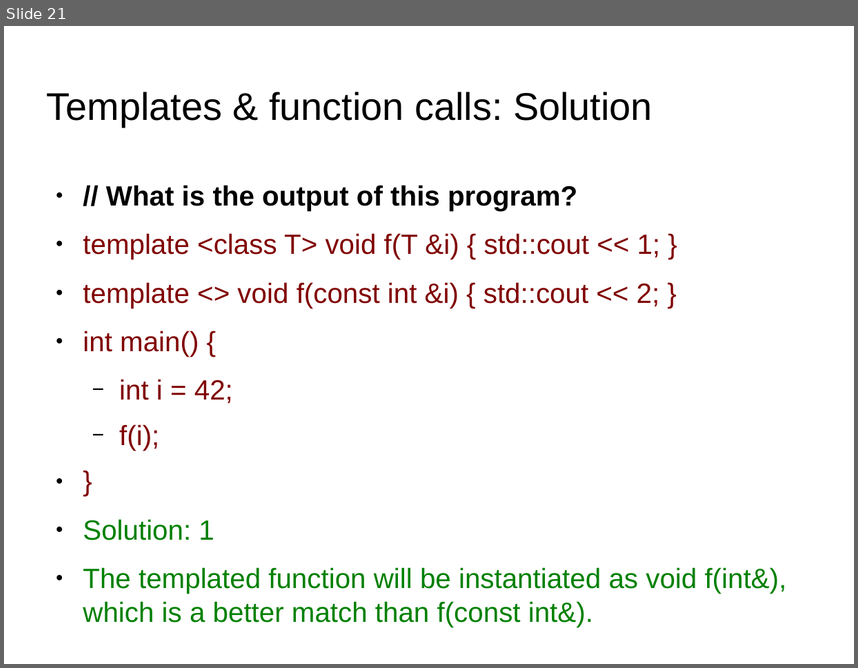
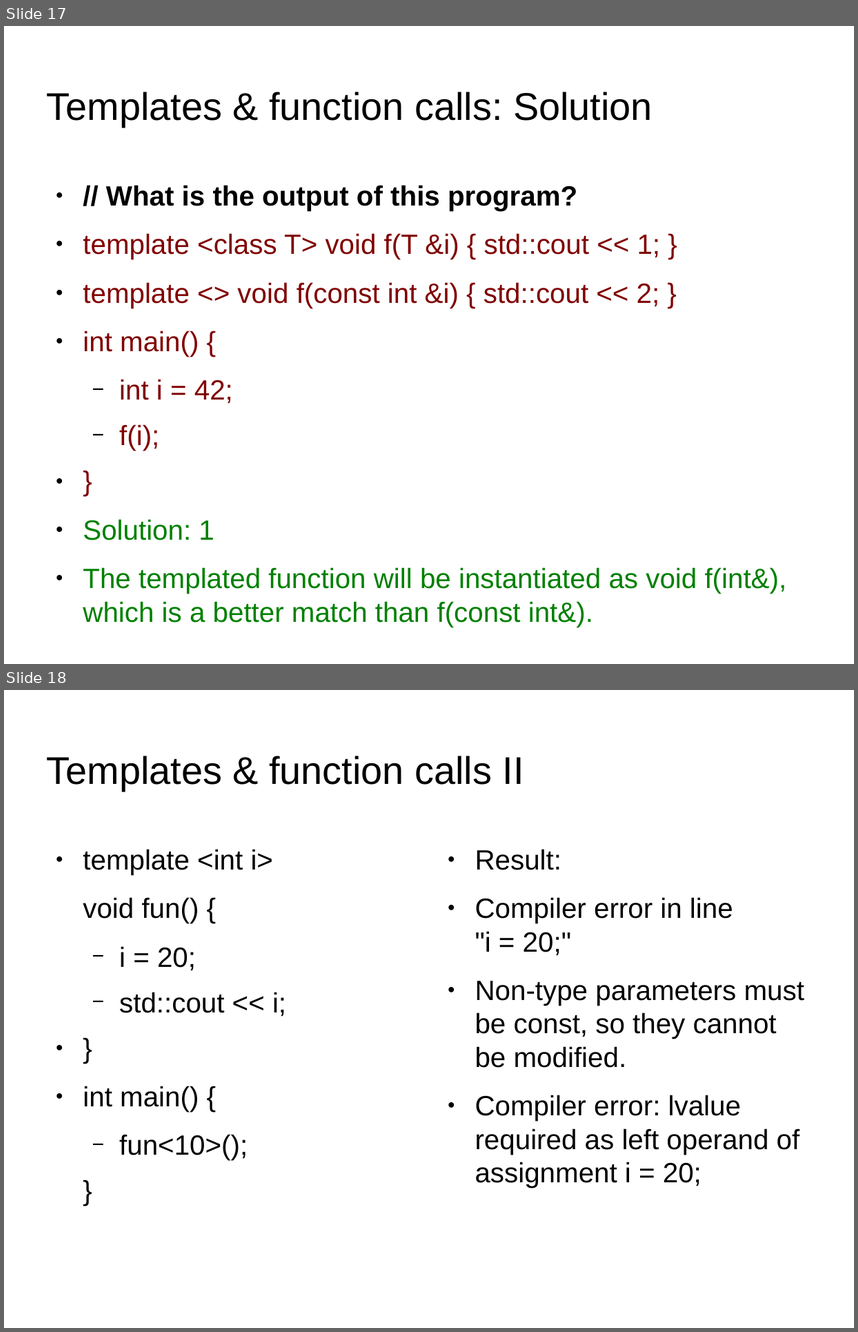
Before and after one commit to kks32/cpp-software-development, a slide deck: Ex22_C++_Quiz/Ex22_C++_Quiz.odp. Shown one above the other, each under a label of ours: slide 21 before the commit, slides 17 and 18 after it. The pictures are 858x668 and 858x1332 pixels, drawn with LibreOffice and Linux fonts; fonts in the diff are those of the drawing; background and template pictures are left out. Boxes give left, top, right and bottom in pixels: in the first picture for what was removed or moved away, otherwise in the second. Text is boxed around its words. In the diff, an @@ line names an element or a change of style, - is before the commit and + after.

Commit message:
Lvalue and rvalue reference

```diff
--- a/Ex22_C++_Quiz/Ex22_C++_Quiz.odp
+++ b/Ex22_C++_Quiz/Ex22_C++_Quiz.odp
@@ slide 18 added at box(4, 690, 854, 1328), background picture (left out) @@
@@ title added at box(47, 756, 524, 791), 36 pt, text #000000 @@
+Templates & function calls II
@@ text added at box(83, 849, 286, 1160), 26 pt, text #000000 @@
+● template <int i>
+void fun() {
+  − i = 20;
+  − std::cout << i;
+● }
+● int main() {
+  − fun<10>();
+}
@@ text added at box(475, 849, 804, 1187), 26 pt, text #000000 @@
+● Result:
+● Compiler error in line
+  "i = 20;"
+● Non-type parameters must be const, so they cannot be modified.
+● Compiler error: lvalue required as left operand of assignment i = 20;
@@ what was slide 21 is now slide 17 @@
```
Also in this commit, not shown: 1 slide changed, 7 other slides added, 5 other files.
